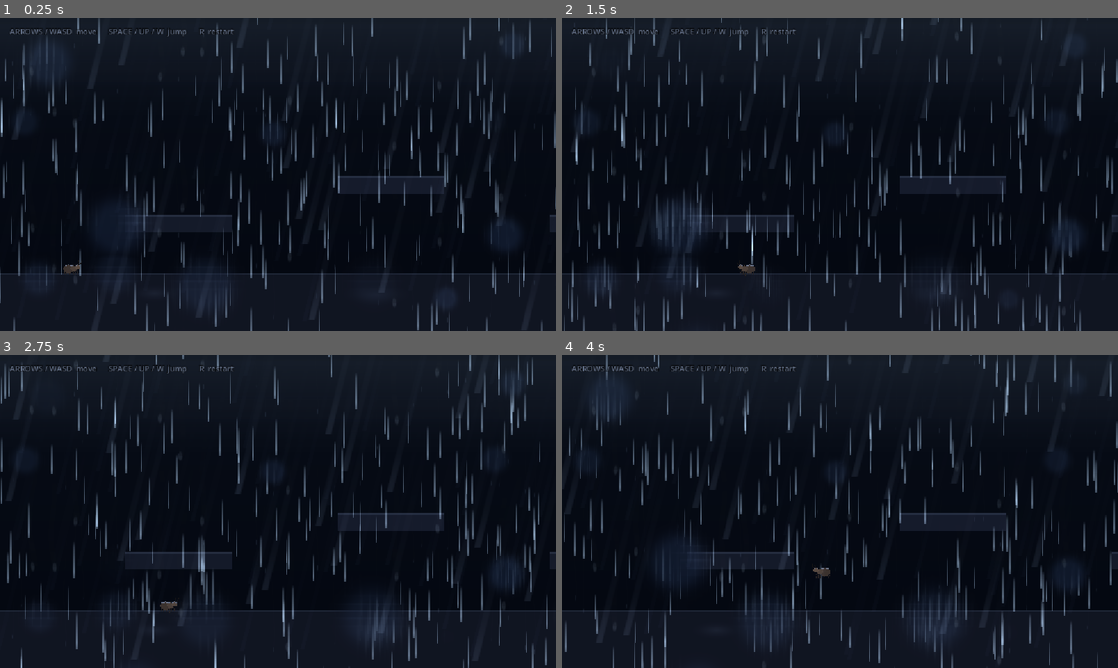
Above: before the commit, frames 1-4 (two rows, left to right).
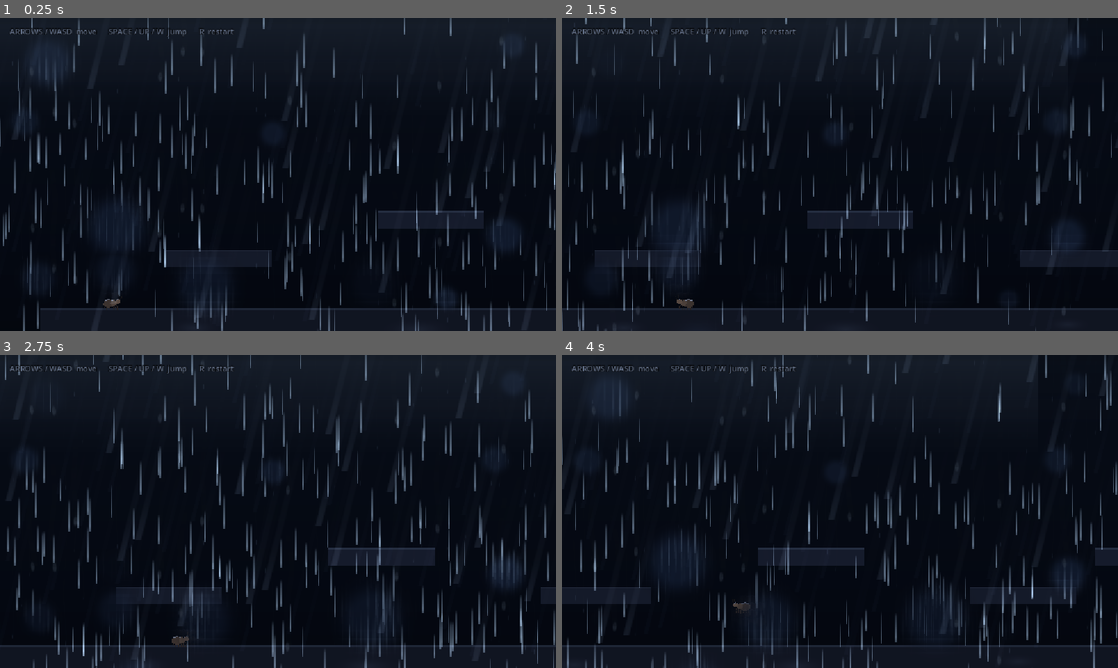
Above: after the commit, the same moments.

Repository: Dodge100/jame-gam
Game: Godot game, scene res://main.tscn
Same seed, same stepped clock (60 frames per second), same inputs: the game is played once before the commit and once after it.
Inputs:
- Up to frame 1 (0.25 s): no input
- Up to frame 2 (1.5 s): hold D (move_right) 0.53-1.28 s; tap Space (jump) at 0.77 s; hold A (move_left) from 1.28 s (still down)
- Up to frame 3 (2.75 s): tap Space (jump) at 1.52 s; tap R (restart) at 2 s; release A (move_left) at 2.03 s; hold D (move_right) from 2.03 s (still down)
- Up to frame 4 (4 s): tap Space (jump) at 3.02, 3.77 s; release D (move_right) at 3.53 s; hold A (move_left) from 3.53 s (still down)

The runs differ from the first frame. In frame 1, 11% of the frame differs, in the area x 0-100%, y 0-100%; in frame 2, 11%; in frame 3, 12%; in frame 4, 11%.

Commit message:
add scrolling

Diff:
--- a/main.gd
+++ b/main.gd
@@ -1,14 +1,37 @@
 extends Node2D
 
 @onready var _win: Label = $UI/WinLabel
+@onready var _lose: Label = $UI/LoseLabel
+@onready var _player: Node2D = $Player
+@onready var _rain: Node2D = $Level/WorldRain
+
+var _dead := false
 
 func _ready() -> void:
 	_win.visible = false
+	_lose.visible = false
+	process_mode = Node.PROCESS_MODE_ALWAYS
+
+func _process(_delta: float) -> void:
+	# Keep rain over the visible screen, since the camera only travels right.
+	_rain.global_position.x = _player.global_position.x
+
+func _physics_process(_delta: float) -> void:
+	if not _dead and (_player.is_out_of_view() or _player.is_behind_view()):
+		_die()
 
 func _unhandled_input(event: InputEvent) -> void:
 	if event.is_action_pressed("restart"):
+		get_tree().paused = false
 		get_tree().reload_current_scene()
+
+func _die() -> void:
+	_dead = true
+	_lose.visible = true
+	_rain.visible = false
+	get_tree().paused = true
 
 func _on_goal_body_entered(body: Node2D) -> void:
 	if body.is_in_group("player"):
 		_win.visible = true
+		_dead = true
--- a/main.tscn
+++ b/main.tscn
@@ -42,4 +42,19 @@
 text = "LEVEL COMPLETE
 PRESS R TO PLAY AGAIN"
 
+[node name="LoseLabel" type="Label" parent="UI" visible=false]
+anchors_preset = 15
+anchor_right = 1.0
+anchor_bottom = 1.0
+grow_horizontal = 2
+grow_vertical = 2
+theme_override_font_sizes/font_size = 40
+theme_override_colors/font_color = Color(0.85, 0.35, 0.3, 1)
+theme_override_colors/font_outline_color = Color(0.05, 0.01, 0.01, 0.9)
+theme_override_constants/outline_size = 12
+horizontal_alignment = 1
+vertical_alignment = 1
+text = "LOST IN THE RAIN
+PRESS R TO TRY AGAIN"
+
 [connection signal="body_entered" from="Level/Goal" to="." method="_on_goal_body_entered"]
--- a/scenes/Player.gd
+++ b/scenes/Player.gd
@@ -3,15 +3,67 @@
 @export var speed: float = 320.0
 @export var jump_velocity: float = -700.0
 @export var gravity: float = 980.0
+## Constant rightward scroll of the view, in pixels per second.
+@export var scroll_speed: float = 220.0
+## World-space Y that the TOP edge of the view is pinned to. The camera only
+## pans sideways, so this is what frames the level vertically. Kept at 0 to
+## match the level's original framing (which came from the old limit_top = 0).
+@export var view_top_y: float = 0.0
 
 const COYOTE_TIME := 0.1
 const JUMP_BUFFER := 0.12
 const MAX_FALL_SPEED := 1100.0
+## How much faster than the scroll the player may run to catch up.
+const CATCH_UP_MARGIN := 180.0
+## Fraction of half a screen the view starts ahead of the player.
+const START_LEAD := 0.5
 
 var _coyote: float = 0.0
 var _buffer: float = 0.0
+var _cam: Camera2D
+var _cam_x: float = 0.0
+var _cam_left: float = 0.0
+
+func _ready() -> void:
+	_cam = $Camera2D
+	# Auto-scrolling: the view never follows the body, so take it over.
+	# Detach it from the player's transform so its y is world-space instead of
+	# being dragged around by where the body happens to be.
+	_cam.top_level = true
+	_cam.position_smoothing_enabled = false
+	_cam.set_physics_process(false)
+	# Start with the player already inside the left third of the view so the
+	# scroll is obvious from frame one instead of running out of room.
+	_cam_x = global_position.x + _cam.get_viewport_rect().size.x * 0.5 * START_LEAD
+	_cam.global_position = Vector2(_cam_x, _view_center_y())
+	_cam_left = _cam_x - _cam.get_viewport_rect().size.x * 0.5
+
+## Camera Y that puts the top edge of the view at view_top_y.
+func _view_center_y() -> float:
+	return view_top_y + _cam.get_viewport_rect().size.y * 0.5
+
+## Horizontal span of the current view in world space.
+func view_left() -> float:
+	return _cam_left
+
+func view_right() -> float:
+	return _cam_left + _cam.get_viewport_rect().size.x
+
+## True once the player has been left off the right edge of the screen.
+func is_out_of_view() -> bool:
+	return global_position.x - 8.0 > view_right()
+
+## True once the trailing edge of the view has swallowed the player.
+func is_behind_view() -> bool:
+	return global_position.x + 8.0 < view_left()
+
+func _advance_camera(delta: float) -> void:
+	_cam_x += scroll_speed * delta
+	_cam.global_position = Vector2(_cam_x, _view_center_y())
+	_cam_left = _cam_x - _cam.get_viewport_rect().size.x * 0.5
 
 func _physics_process(delta: float) -> void:
+	_advance_camera(delta)
 	var input_dir: float = Input.get_axis("move_left", "move_right")
 
 	_coyote -= delta
@@ -32,8 +84,12 @@
 	else:
 		velocity.y = minf(velocity.y + gravity * delta, MAX_FALL_SPEED)
 
-	# Accelerate horizontally for slightly weightier feel.
-	velocity.x = move_toward(velocity.x, input_dir * speed, speed * 8.0 * delta)
+	# Accelerate horizontally for slightly weightier feel. Running right gets
+	# a margin over the scroll so the player can win back ground.
+	var run_target: float = speed
+	if input_dir > 0.0:
+		run_target = scroll_speed + CATCH_UP_MARGIN
+	velocity.x = move_toward(velocity.x, input_dir * run_target, speed * 8.0 * delta)
 
 	# Face the movement direction (preserve the visual scale from the scene).
 	if input_dir != 0.0:
--- a/scenes/Player.tscn
+++ b/scenes/Player.tscn
@@ -99,9 +99,5 @@
 [node name="Camera2D" type="Camera2D" parent="."]
 position = Vector2(0, -40)
 current = true
-limit_left = 0
-limit_top = 0
-limit_right = 1700
-limit_bottom = 720
 position_smoothing_enabled = true
 position_smoothing_speed = 8.0
